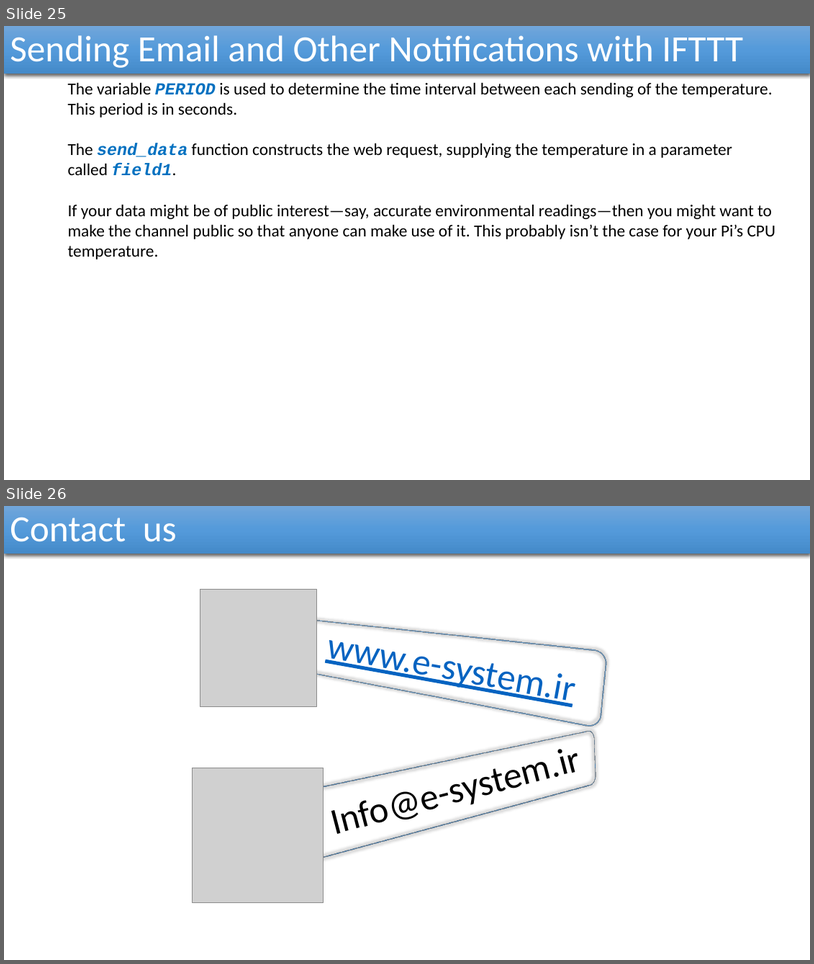
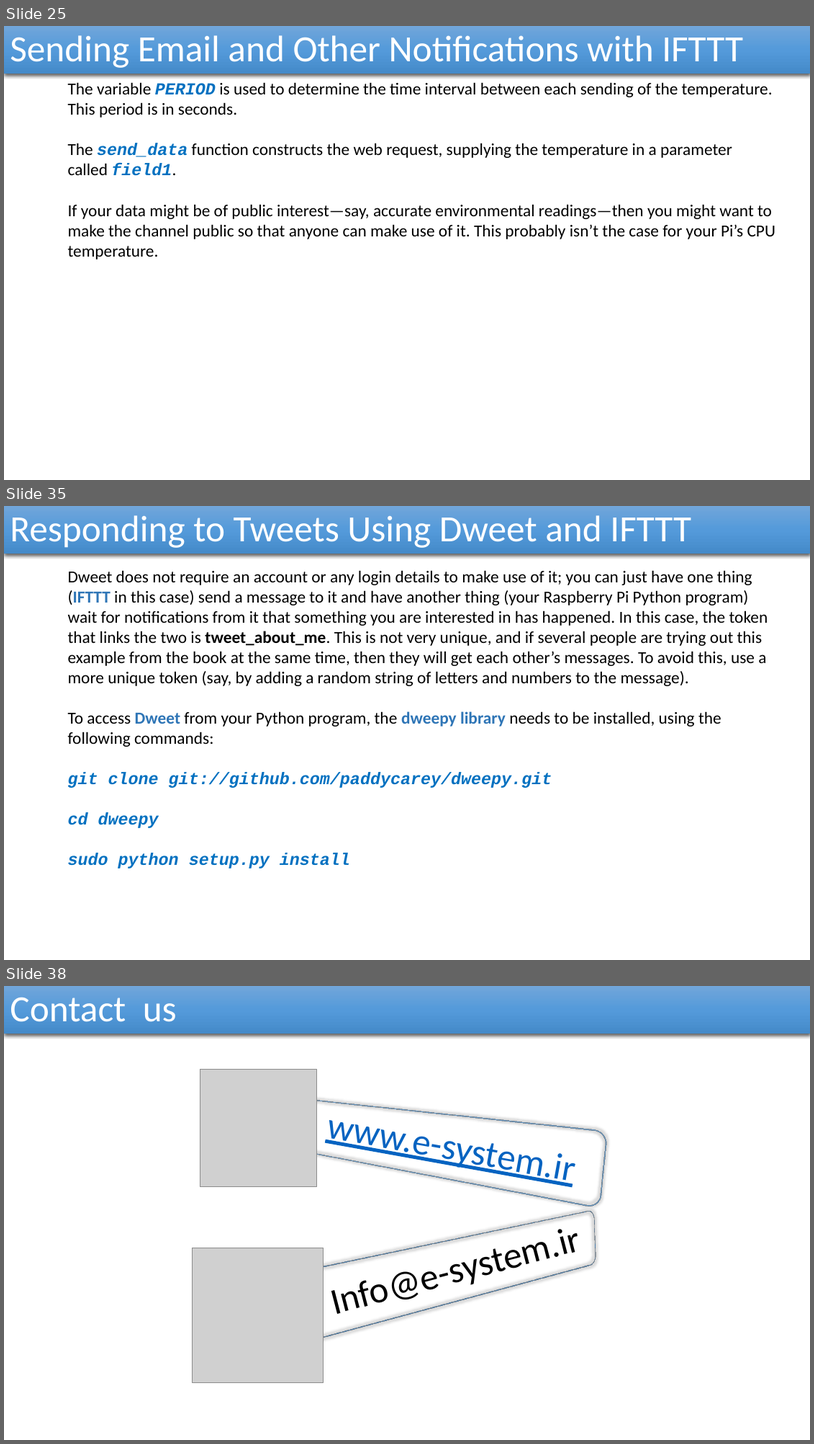
Before and after one commit to reza-arjmandi/rpi-course, a slide deck: session6/presentation/Internet Of Things.pptx. Shown one above the other, each under a label of ours: slides 25 and 26 before the commit, slides 25, 35 and 38 after it; the slides between them are not shown. The pictures are 814x964 and 814x1444 pixels, drawn with LibreOffice and Linux fonts; fonts in the diff are those of the drawing; grey boxes stand for pictures. Boxes give left, top, right and bottom in pixels: in the first picture for what was removed or moved away, otherwise in the second. Text is boxed around its words. In the diff, an @@ line names an element or a change of style, - is before the commit and + after.

```diff
--- a/session6/presentation/Internet Of Things.pptx
+++ b/session6/presentation/Internet Of Things.pptx
@@ slide 35 added at box(4, 506, 810, 960), background #FFFFFF @@
@@ rectangle added at box(4, 506, 810, 554), fill gradient #71A6DB to #559BDB to #448ACA, 44 pt, text #FFFFFF @@
+Responding to Tweets Using Dweet and IFTTT
@@ text added at box(68, 570, 769, 868), 20 pt, text #000000 @@
+  Dweet does not require an account or any login details to make use of it; you can just have one thing (IFTTT in this case) send a message to it and have another thing (your Raspberry Pi Python program) wait for notifications from it that something you are interested in has happened. In this case, the token that links the two is tweet_about_me. This is not very unique, and if several people are trying out this example from the book at the same time, then they will get each other’s messages. To avoid this, use a more unique token (say, by adding a random string of letters and numbers to the message).
+  To access Dweet from your Python program, the dweepy library needs to be installed, using the following commands:
+  git clone git://github.com/paddycarey/dweepy.git
+  cd dweepy
+  sudo python setup.py install
@@ what was slide 26 is now slide 38 @@
```
Also in this commit, not shown: 11 other slides added.
